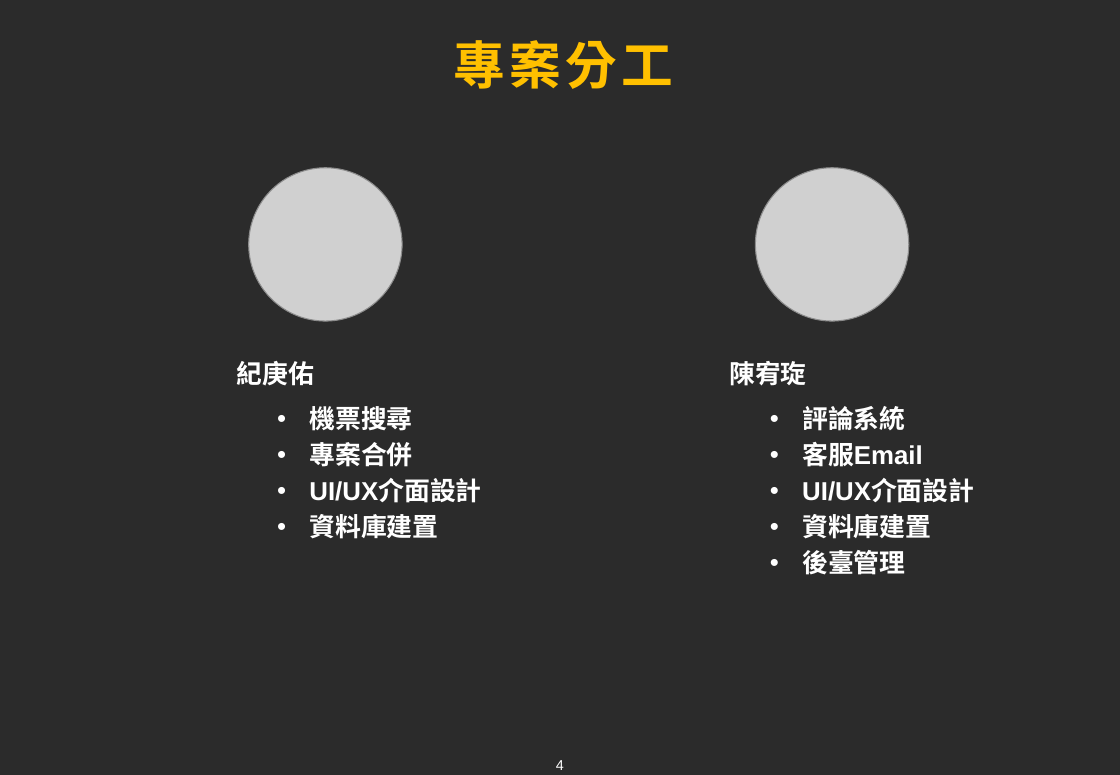
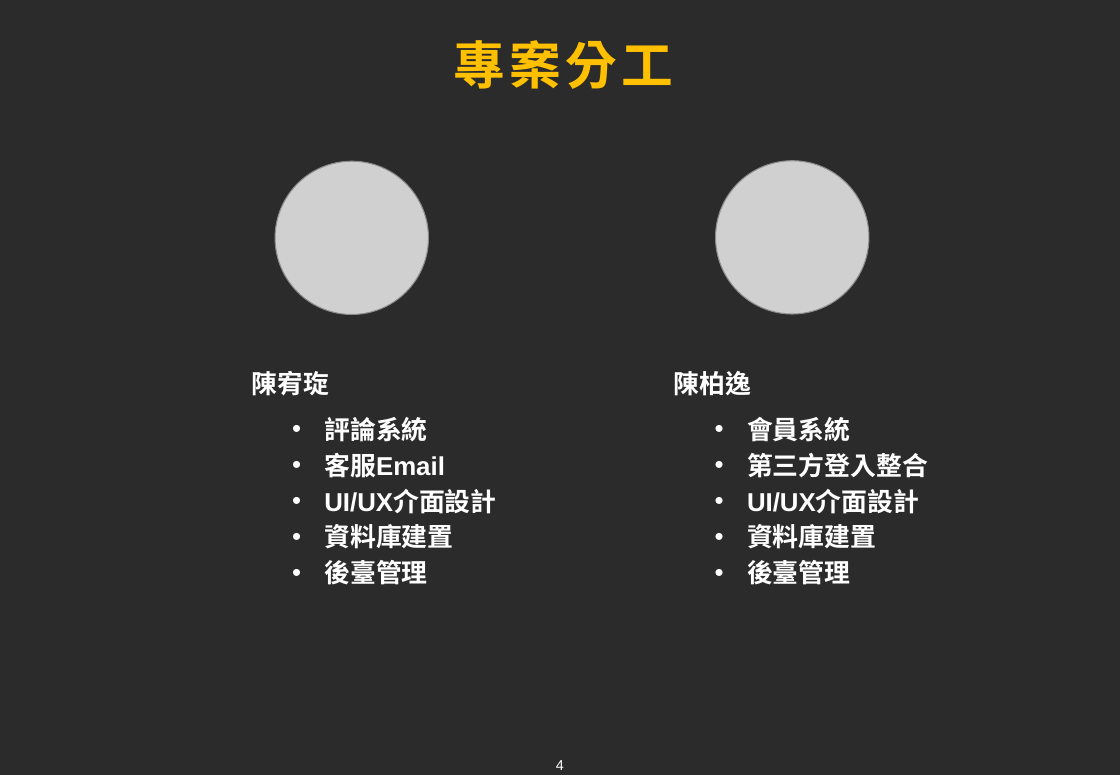
Before and after one commit to chen96026/Air, a slide deck: slide 4 of Final/Travel Nest.pptx. Drawn at 1120x775 pixels with LibreOffice and Linux fonts; fonts in the diff are those of the drawing; grey boxes stand for pictures; background and template pictures are left out; a plain dark background stands for a picture behind light text. Boxes give left, top, right and bottom in pixels: in the first picture for what was removed or moved away, otherwise in the second. Text is boxed around its words. In the diff, an @@ line names an element or a change of style, - is before the commit and + after.

```diff
--- a/Final/Travel Nest.pptx
+++ b/Final/Travel Nest.pptx
@@ picture: place and size @@
-picture at (249, 168, 402, 321)
+picture at (275, 161, 428, 314)
@@ picture: place and size @@
-picture at (756, 168, 909, 321)
+picture at (716, 161, 869, 314)
@@ text removed at (236, 361, 314, 386) @@
-紀庚佑
@@ text "陳宥琁": place and size @@
-text "陳宥琁" at (729, 361, 807, 386)
+text "陳宥琁" at (251, 371, 329, 396)
@@ text added at (674, 371, 752, 396), 18 pt, text #FFFFFF, bold @@
+陳柏逸
@@ text "評論系統": place and size @@
-text "評論系統" at (802, 406, 974, 574)
+text "評論系統" at (324, 417, 496, 584)
@@ text removed at (309, 406, 481, 539) @@
-• 機票搜尋
-• 專案合併
-• UI/UX介面設計
-• 資料庫建置
@@ text added at (747, 417, 928, 584), 18 pt, text #FFFFFF, bold @@
+• 會員系統
+• 第三方登入整合
+• UI/UX介面設計
+• 資料庫建置
+• 後臺管理
```
Also in this commit, not shown: 10 other slides changed, 14 slides added, 3 slides removed.
